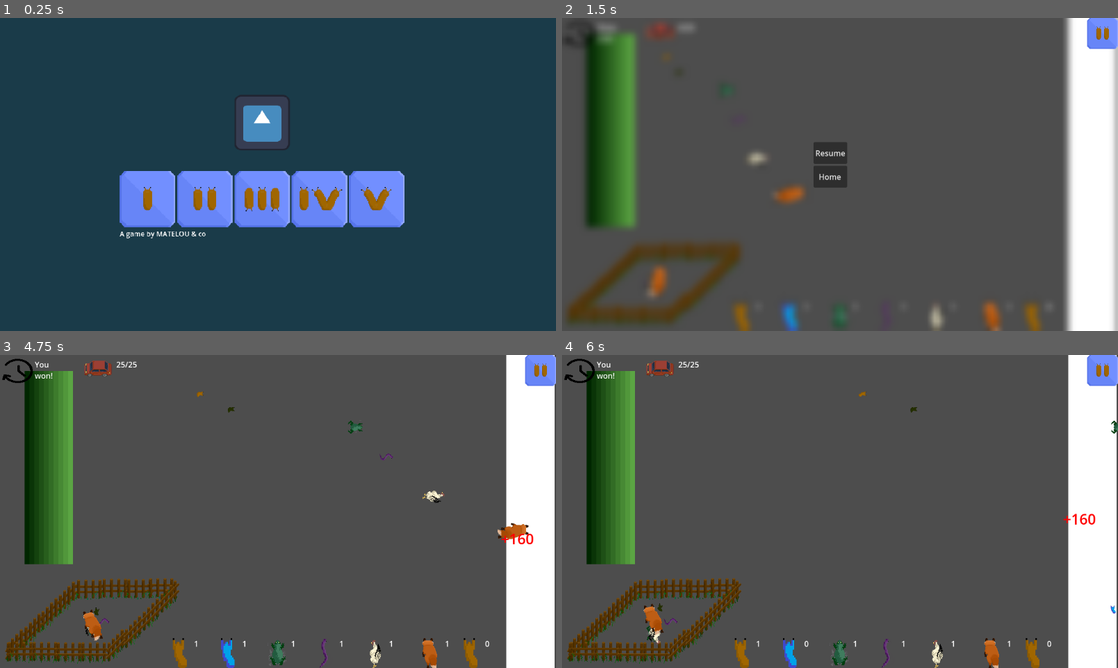
Above: before the commit, frames 1-4 (two rows, left to right).
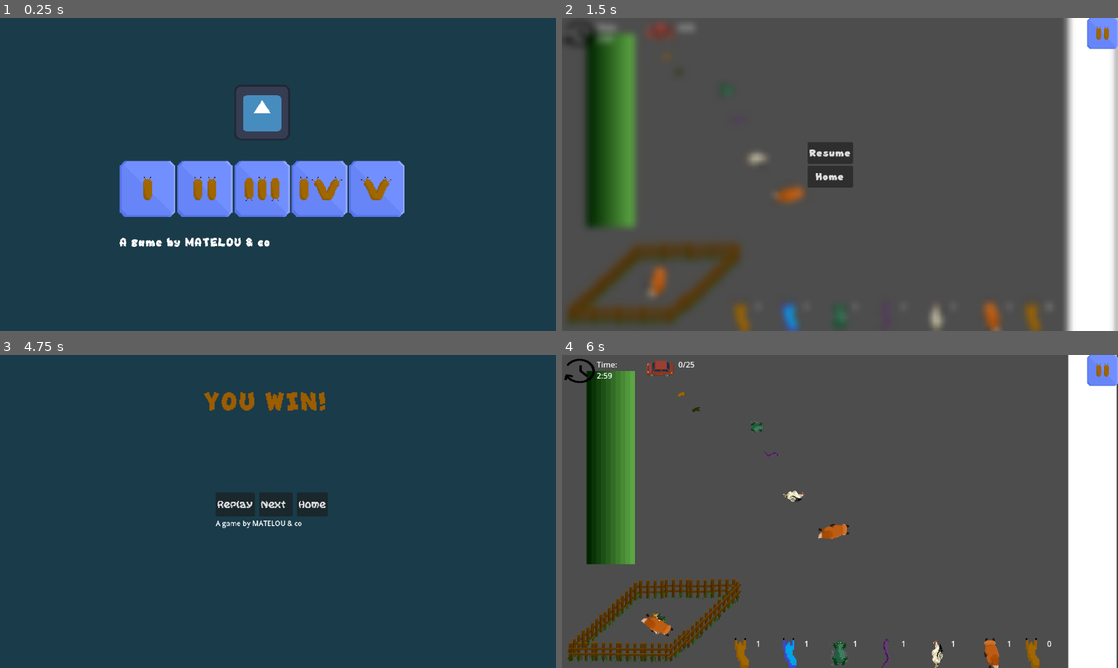
Above: after the commit, the same moments.

Repository: Skyepulse/LudumDare56
Game: Godot game, scene res://Level Scenes/control.tscn
Same seed, same stepped clock (60 frames per second), same inputs: the game is played once before the commit and once after it. The engine's default icon, where the game draws it, is replaced by a stand-in: a white triangle on a blue panel in a dark square.
Inputs (mouse positions are in pixels of both pictures, inside the frame that each line leads up to; where the layout moved, square brackets give the same spot in the first picture):
- Up to frame 1 (0.25 s): no input
- Up to frame 2 (1.5 s): click (712, 190) [712, 199] at 0.5 s; click (1101, 33) at 1.25 s
- Up to frame 3 (4.75 s): click "Home" at 2 s; click (150, 527) [150, 536] at 2.75 s; move the mouse to (100, 395) at 3.52 s; click (100, 395) at 3.67 s; move the mouse to (88, 627) at 4.27 s; click (88, 627) at 4.42 s
- Up to frame 4 (6 s): click (795, 505) at 5 s, where only the run after the commit has a clickable "Replay"; move the mouse to (662, 608) at 5.77 s; click (662, 608) at 5.92 s

The runs differ from the first frame. In frame 1, 6.4% of the frame differs, in the area x 21-73%, y 22-74%; in frame 2, 0.4%; in frame 3, 100%, in the area x 0-100%, y 0-100%; in frame 4, 1.0%.

Commit message:
winning screen, global variable for level number

Diff:
--- a/Level Scenes/Level1.tscn
+++ b/Level Scenes/Level1.tscn
@@ -1,9 +1,10 @@
-[gd_scene load_steps=13 format=3 uid="uid://ipu886jhxmh3"]
+[gd_scene load_steps=16 format=3 uid="uid://xtcc75vdkcyi"]
 
 [ext_resource type="PackedScene" uid="uid://4vvxaoggeiqn" path="res://PrefabScenes/vivier.tscn" id="1_1lgaw"]
 [ext_resource type="PackedScene" uid="uid://caicia6cx13ru" path="res://PrefabScenes/predator_spawner.tscn" id="1_34c6p"]
+[ext_resource type="Script" path="res://Level Scenes/level_1.gd" id="1_llewe"]
 [ext_resource type="PackedScene" uid="uid://d0h4t8bmmobpp" path="res://Level Scenes/slug.tscn" id="1_qi1dv"]
-[ext_resource type="PackedScene" uid="uid://cik6fhixktwqq" path="res://Level Scenes/pause_menu.tscn" id="1_xjqyx"]
+[ext_resource type="PackedScene" uid="uid://cik6fhixktwqq" path="res://PrefabScenes/pause_menu.tscn" id="1_xjqyx"]
 [ext_resource type="PackedScene" uid="uid://brxn3wghyn815" path="res://PrefabScenes/winning_line.tscn" id="3_o5yjo"]
 [ext_resource type="PackedScene" uid="uid://s2nwtxsi3sdt" path="res://Level Scenes/toad.tscn" id="4_syjkf"]
 [ext_resource type="PackedScene" uid="uid://yvkon0gr243n" path="res://Level Scenes/snake.tscn" id="5_32qtx"]
@@ -12,13 +13,14 @@
 [ext_resource type="PackedScene" uid="uid://2r5lcd8ragky" path="res://Level Scenes/better_slug.tscn" id="9_73wku"]
 [ext_resource type="PackedScene" uid="uid://ca16fr3xs2hdg" path="res://PrefabScenes/stack_control_ui.tscn" id="9_oglhl"]
 [ext_resource type="PackedScene" uid="uid://c61p5l12878sx" path="res://PrefabScenes/level_info_ui.tscn" id="10_mbc1y"]
-[ext_resource type="PackedScene" uid="uid://dwan1huf7kheg" path="res://PrefabScenes/throw_area.tscn" id="11_aoj50"]
+[ext_resource type="PackedScene" path="res://PrefabScenes/throw_area.tscn" id="11_aoj50"]
 
 [sub_resource type="RectangleShape2D" id="RectangleShape2D_ss0dk"]
 resource_local_to_scene = true
 size = Vector2(161.5, 295)
 
 [node name="Level" type="Node2D"]
+script = ExtResource("1_llewe")
 
 [node name="Camera2D" type="Camera2D" parent="."]
 position = Vector2(579, 325)
@@ -85,3 +87,5 @@
 
 [node name="Throw Area" parent="." instance=ExtResource("11_aoj50")]
 position = Vector2(104, 234)
+
+[connection signal="win" from="WinningLine" to="." method="win"]
--- a/Level Scenes/control.tscn
+++ b/Level Scenes/control.tscn
@@ -12,6 +12,7 @@
 [ext_resource type="Texture2D" uid="uid://jbhi88m8wnva" path="res://Sprites/level_box_4_fonce.png" id="10_aub7q"]
 [ext_resource type="Texture2D" uid="uid://4fa6c1s0m2rv" path="res://Sprites/level_box_5.png" id="11_l36nr"]
 [ext_resource type="Texture2D" uid="uid://heq8mw3wu1ds" path="res://Sprites/level_box_5_fonce.png" id="12_1inh1"]
+[ext_resource type="FontFile" uid="uid://c4mtij8u5yy2j" path="res://fonts/fs-a-pixel-away.ttf" id="13_00atd"]
 
 [node name="LevelSelect" type="Control"]
 layout_mode = 3
@@ -100,9 +101,15 @@
 texture_pressed = ExtResource("12_1inh1")
 stretch_mode = 0
 
+[node name="MarginContainer3" type="MarginContainer" parent="MarginContainer/VBoxContainer"]
+custom_minimum_size = Vector2(10, 40)
+layout_mode = 2
+
 [node name="RichTextLabel" type="RichTextLabel" parent="MarginContainer/VBoxContainer"]
 layout_mode = 2
 size_flags_vertical = 3
+theme_override_fonts/normal_font = ExtResource("13_00atd")
+theme_override_font_sizes/normal_font_size = 20
 bbcode_enabled = true
 text = "A game by MATELOU & co"
 fit_content = true
--- /dev/null
+++ b/Level Scenes/level_1.gd
@@ -0,0 +1,14 @@
+extends Node2D
+
+
+# Called when the node enters the scene tree for the first time.
+func _ready() -> void:
+	LevelNumber.level_number = 1; # Replace with function body.
+
+
+# Called every frame. 'delta' is the elapsed time since the previous frame.
+func _process(delta: float) -> void:
+	pass
+
+func win()-> void :
+	get_tree().change_scene_to_file("res://Level Scenes/win_screen.tscn")
--- /dev/null
+++ b/Level Scenes/win_screen.gd
@@ -0,0 +1,28 @@
+extends Control
+
+@export var level_number : int
+var levelPathsArray = ["res://Level Scenes/Level1.tscn",
+						"res://Level Scenes/Level2.tscn",
+						"res://Level Scenes/Level3.tscn",
+						"res://Level Scenes/Level4.tscn",
+						"res://Level Scenes/Level5.tscn"]
+# Called when the node enters the scene tree for the first time.
+func _ready() -> void:
+	pass # Replace with function body.
+
+
+# Called every frame. 'delta' is the elapsed time since the previous frame.
+func _process(_delta: float) -> void:
+	pass
+
+func goToLevel(number : int) -> void :
+	#temp definition
+	get_tree().change_scene_to_file(levelPathsArray[number-1])
+
+
+func go_to_next()-> void:
+	goToLevel(LevelNumber.level_number+1);
+func go_home() -> void :
+	get_tree().change_scene_to_file("res://Level Scenes/control.tscn")
+func replay() -> void :
+	goToLevel(LevelNumber.level_number)
--- /dev/null
+++ b/Level Scenes/win_screen.tscn
@@ -0,0 +1,95 @@
+[gd_scene load_steps=4 format=3 uid="uid://bm6lsyqkgxu78"]
+
+[ext_resource type="Script" path="res://Level Scenes/win_screen.gd" id="1_5cqks"]
+[ext_resource type="FontFile" uid="uid://c4mtij8u5yy2j" path="res://fonts/fs-a-pixel-away.ttf" id="2_5p3a8"]
+[ext_resource type="FontFile" uid="uid://cv2i8dwlyc2i8" path="res://fonts/pixhobo.ttf" id="3_1nukb"]
+
+[node name="WinScreen" type="Control"]
+layout_mode = 3
+anchors_preset = 15
+anchor_right = 1.0
+anchor_bottom = 1.0
+grow_horizontal = 2
+grow_vertical = 2
+script = ExtResource("1_5cqks")
+
+[node name="ColorRect" type="ColorRect" parent="."]
+layout_mode = 1
+anchors_preset = 15
+anchor_right = 1.0
+anchor_bottom = 1.0
+grow_horizontal = 2
+grow_vertical = 2
+color = Color(0.101813, 0.230543, 0.28611, 1)
+
+[node name="RichTextLabel2" type="RichTextLabel" parent="."]
+layout_mode = 0
+offset_left = 423.0
+offset_top = 75.0
+offset_right = 1079.0
+offset_bottom = 406.0
+theme_override_colors/default_color = Color(0.611254, 0.359404, 0, 1)
+theme_override_fonts/normal_font = ExtResource("2_5p3a8")
+theme_override_font_sizes/normal_font_size = 40
+text = "YOU WIN!"
+fit_content = true
+scroll_active = false
+shortcut_keys_enabled = false
+
+[node name="MarginContainer" type="MarginContainer" parent="."]
+custom_minimum_size = Vector2(10, 10)
+layout_mode = 1
+anchors_preset = 8
+anchor_left = 0.5
+anchor_top = 0.5
+anchor_right = 0.5
+anchor_bottom = 0.5
+offset_left = -64.0
+offset_top = -79.5
+offset_right = 64.0
+offset_bottom = 79.5
+grow_horizontal = 2
+grow_vertical = 2
+scale = Vector2(0.9, 0.9)
+
+[node name="VBoxContainer" type="VBoxContainer" parent="MarginContainer"]
+layout_mode = 2
+
+[node name="MarginContainer2" type="MarginContainer" parent="MarginContainer/VBoxContainer"]
+custom_minimum_size = Vector2(10, 40)
+layout_mode = 2
+
+[node name="HBoxContainer" type="HBoxContainer" parent="MarginContainer/VBoxContainer"]
+layout_mode = 2
+size_flags_vertical = 3
+focus_neighbor_top = NodePath("../RichTextLabel")
+theme_override_constants/separation = 10
+alignment = 1
+
+[node name="Replay" type="Button" parent="MarginContainer/VBoxContainer/HBoxContainer"]
+layout_mode = 2
+theme_override_fonts/font = ExtResource("3_1nukb")
+text = "Replay"
+
+[node name="NextLevel" type="Button" parent="MarginContainer/VBoxContainer/HBoxContainer"]
+layout_mode = 2
+theme_override_fonts/font = ExtResource("3_1nukb")
+text = "Next "
+icon_alignment = 1
+
+[node name="Home" type="Button" parent="MarginContainer/VBoxContainer/HBoxContainer"]
+layout_mode = 2
+theme_override_fonts/font = ExtResource("3_1nukb")
+text = "Home"
+
+[node name="RichTextLabel" type="RichTextLabel" parent="MarginContainer/VBoxContainer"]
+layout_mode = 2
+size_flags_vertical = 3
+bbcode_enabled = true
+text = "A game by MATELOU & co"
+fit_content = true
+tab_size = 6
+
+[connection signal="pressed" from="MarginContainer/VBoxContainer/HBoxContainer/Replay" to="." method="replay"]
+[connection signal="pressed" from="MarginContainer/VBoxContainer/HBoxContainer/NextLevel" to="." method="go_to_next"]
+[connection signal="pressed" from="MarginContainer/VBoxContainer/HBoxContainer/Home" to="." method="go_home"]
--- a/PrefabScenes/general.tscn
+++ b/PrefabScenes/general.tscn
@@ -1,7 +1,7 @@
 [gd_scene load_steps=3 format=3 uid="uid://bea80sbyltokd"]
 
-[ext_resource type="Script" path="res://PrefabScenes/general.gd" id="1_i5x5e"]
-[ext_resource type="Script" path="res://PrefabScenes/camera_2d.gd" id="2_e3fir"]
+[ext_resource type="Script" path="res://Scripts/general.gd" id="1_i5x5e"]
+[ext_resource type="Script" path="res://Scripts/camera_2d.gd" id="2_e3fir"]
 
 [node name="General" type="Node2D"]
 script = ExtResource("1_i5x5e")
--- a/Level Scenes/pause_menu.tscn
+++ b/PrefabScenes/pause_menu.tscn
@@ -1,7 +1,8 @@
-[gd_scene load_steps=6 format=3 uid="uid://cik6fhixktwqq"]
+[gd_scene load_steps=7 format=3 uid="uid://cik6fhixktwqq"]
 
 [ext_resource type="Script" path="res://Scripts/pause_menu.gd" id="1_tw5my"]
 [ext_resource type="Shader" path="res://Level Scenes/blurr.gdshader" id="2_p2h16"]
+[ext_resource type="FontFile" uid="uid://c4mtij8u5yy2j" path="res://fonts/fs-a-pixel-away.ttf" id="3_ragyt"]
 [ext_resource type="Texture2D" uid="uid://c1t75d2fsxr1e" path="res://Sprites/level_box_2.png" id="3_tk813"]
 [ext_resource type="Texture2D" uid="uid://2wj8ge4j4r8" path="res://Sprites/level_box_2_fonce.png" id="4_o8exn"]
 
@@ -50,11 +51,13 @@
 [node name="Resume" type="Button" parent="Menu/hiddenMenu/VBoxContainer"]
 custom_minimum_size = Vector2(64, 45)
 layout_mode = 2
+theme_override_fonts/font = ExtResource("3_ragyt")
 text = "Resume"
 
 [node name="Home" type="Button" parent="Menu/hiddenMenu/VBoxContainer"]
 custom_minimum_size = Vector2(64, 45)
 layout_mode = 2
+theme_override_fonts/font = ExtResource("3_ragyt")
 text = "Home"
 
 [node name="PauseButton" type="TextureButton" parent="."]
--- /dev/null
+++ b/Scripts/level_number.gd
@@ -0,0 +1,11 @@
+extends Node
+
+var level_number = 0;
+# Called when the node enters the scene tree for the first time.
+func _ready() -> void:
+	pass # Replace with function body.
+
+
+# Called every frame. 'delta' is the elapsed time since the previous frame.
+func _process(delta: float) -> void:
+	pass
--- a/Scripts/winningLine.gd
+++ b/Scripts/winningLine.gd
@@ -12,9 +12,9 @@
 }
 
 enum GameState {
-    WIN,
-    LOSE,
-    PLAYING
+	WIN,
+	LOSE,
+	PLAYING
 }
 
 # Singleton
@@ -34,79 +34,79 @@
 var timer: Timer = null
 
 var time_left: float:
-    get: return timer.time_left
+	get: return timer.time_left
 
 var has_won: bool = false
 var has_lost: bool = false
 
 func _ready():
-    #Singleton
-    if instance == null:
-        instance = self
-    else:
-        queue_free()
+	#Singleton
+	if instance == null:
+		instance = self
+	else:
+		queue_free()
 
-    area2D.body_entered.connect(on_body_entered)
+	area2D.body_entered.connect(on_body_entered)
 
-    # Debug signals
-    points_added.connect(debug_points)
-    win.connect(debug_winner)
-    lose.connect(debug_loser)
+	# Debug signals
+	points_added.connect(debug_points)
+	win.connect(debug_winner)
+	lose.connect(debug_loser)
 
-    timer = Timer.new()
-    timer.set_wait_time(time_to_win)
-    timer.set_one_shot(true)
-    timer.timeout.connect(check_win)
-    add_child(timer)
-    timer.start()
+	timer = Timer.new()
+	timer.set_wait_time(time_to_win)
+	timer.set_one_shot(true)
+	timer.timeout.connect(check_win)
+	add_child(timer)
+	timer.start()
 
 func _process(_delta):
-    pass
+	pass
 
 func on_body_entered(body: Node):
-    if body is Animal:
-        add_points((body as Animal))
-        emit_signal("points_added")
+	if body is Animal:
+		add_points((body as Animal))
+		emit_signal("points_added")
 
 func add_points(animal: Animal):
-    if has_won or has_lost:
-        return
-    total_current_points += points[animal.type]
-    animal.spawn_floating_label(points[animal.type], animal.position)
-    check_win()
+	if has_won or has_lost:
+		return
+	total_current_points += points[animal.type]
+	animal.spawn_floating_label(points[animal.type], animal.position)
+	check_win()
 
 func check_win():
-    if total_current_points >= total_needed_points:
-        has_won = true
-        timer.stop()
-        emit_signal("win")
-    elif time_left > 0:
-        return
-    else:
-        has_lost = true
-        timer.stop()
-        emit_signal("lose")
+	if total_current_points >= total_needed_points:
+		has_won = true
+		timer.stop()
+		emit_signal("win")
+	elif time_left > 0:
+		return
+	else:
+		has_lost = true
+		timer.stop()
+		emit_signal("lose")
 
 func debug_points():
-    pass
-    #print("Total points: ", total_current_points)
-    #print("Time left: ", time_left)
-    #print("Has won: ", has_won)
-    #print("Total needed points: ", total_needed_points)
-    #print("Time to win: ", time_to_win)
+	pass
+	#print("Total points: ", total_current_points)
+	#print("Time left: ", time_left)
+	#print("Has won: ", has_won)
+	#print("Total needed points: ", total_needed_points)
+	#print("Time to win: ", time_to_win)
 
 func debug_loser():
-    #print("You lost!")
-    pass
+	#print("You lost!")
+	pass
 
 func debug_winner():
-    #print("You won!")
-    pass
+	#print("You won!")
+	pass
 
 func get_game_state() -> GameState:
-    if has_won:
-        return GameState.WIN
-    elif has_lost:
-        return GameState.LOSE
-    else:
-        return GameState.PLAYING
+	if has_won:
+		return GameState.WIN
+	elif has_lost:
+		return GameState.LOSE
+	else:
+		return GameState.PLAYING
--- /dev/null
+++ b/game_over.tscn
@@ -0,0 +1,24 @@
+[gd_scene format=3 uid="uid://bgo8h5wlvwal4"]
+
+[node name="GameOver" type="Node2D"]
+
+[node name="ColorRect" type="ColorRect" parent="."]
+offset_right = 40.0
+offset_bottom = 40.0
+
+[node name="VBoxContainer" type="VBoxContainer" parent="ColorRect"]
+layout_mode = 0
+offset_right = 40.0
+offset_bottom = 40.0
+
+[node name="RichTextLabel" type="RichTextLabel" parent="ColorRect/VBoxContainer"]
+layout_mode = 2
+
+[node name="HBoxContainer" type="HBoxContainer" parent="ColorRect/VBoxContainer"]
+layout_mode = 2
+
+[node name="Button" type="Button" parent="ColorRect/VBoxContainer/HBoxContainer"]
+layout_mode = 2
+
+[node name="Button2" type="Button" parent="ColorRect/VBoxContainer/HBoxContainer"]
+layout_mode = 2
--- a/project.godot
+++ b/project.godot
@@ -14,6 +14,10 @@
 run/main_scene="res://Level Scenes/control.tscn"
 config/features=PackedStringArray("4.3", "Forward Plus")
 config/icon="res://icon.svg"
+
+[autoload]
+
+LevelNumber="*res://Scripts/level_number.gd"
 
 [display]
 
Not shown: 1 places in Level Scenes/control.tscn that only renumber resources
Renamed: PrefabScenes/camera_2d.gd -> Scripts/camera_2d.gd
Renamed: PrefabScenes/general.gd -> Scripts/general.gd
Binary file added: fonts/fs-a-pixel-away.ttf
Not shown, added: fonts/fs-a-pixel-away.ttf.import
Binary file added: fonts/pixhobo.ttf
Not shown, added: fonts/pixhobo.ttf.import
